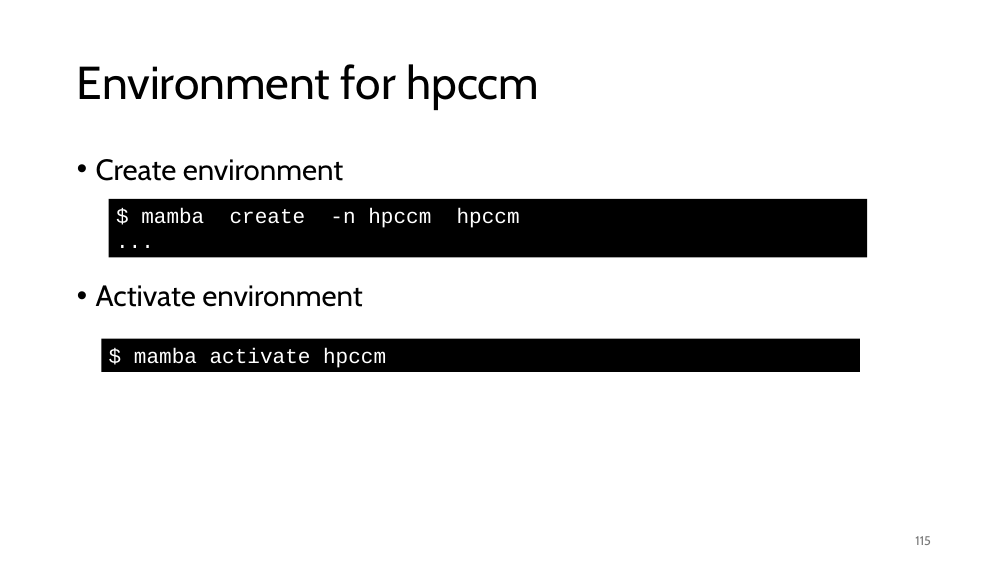
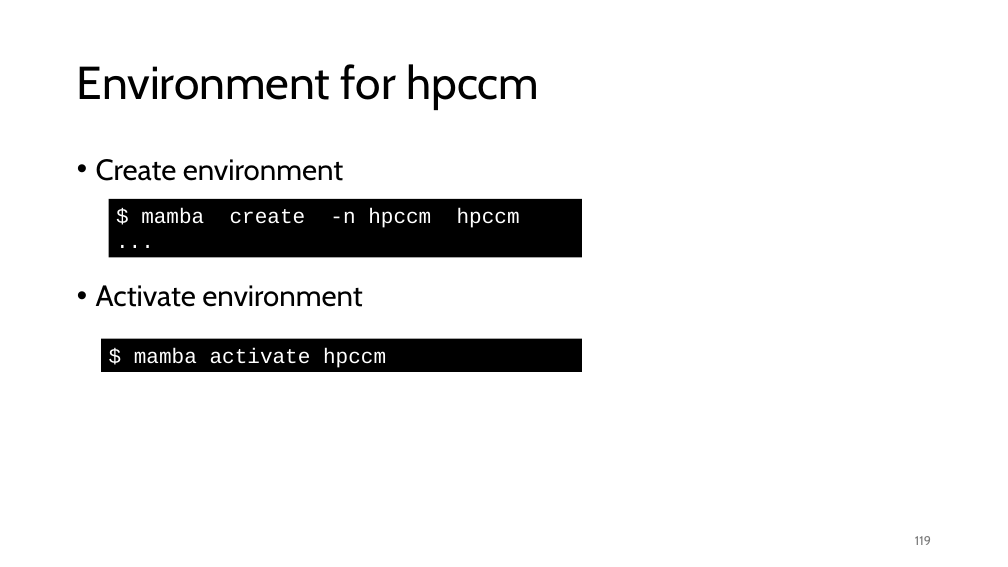
Before and after one commit to gjbex/Deploying-LLMs-locally, a slide deck: slide 119 of local_LLMs.pptx (slide 115 before the commit). Drawn at 1008x567 pixels with LibreOffice and Linux fonts; fonts in the diff are those of the drawing. Boxes give left, top, right and bottom in pixels: in the first picture for what was removed or moved away, otherwise in the second. Text is boxed around its words. In the diff, an @@ line names an element or a change of style, - is before the commit and + after.

```diff
--- a/local_LLMs.pptx
+++ b/local_LLMs.pptx
@@ rectangle "$ mamba create -n hpccm ...": place and size @@
-rectangle "$ mamba create -n hpccm ..." at [109,199,867,257]
+rectangle "$ mamba create -n hpccm ..." at [109,199,582,257]
@@ rectangle "$ mamba activate hpccm": place and size @@
-rectangle "$ mamba activate hpccm" at [101,339,860,372]
+rectangle "$ mamba activate hpccm" at [101,339,582,372]
@@ page number at [915,536,931,545]: text changed @@
-115
+119
```
Also in this commit, not shown: 1 other slide changed, 3 slides added.
